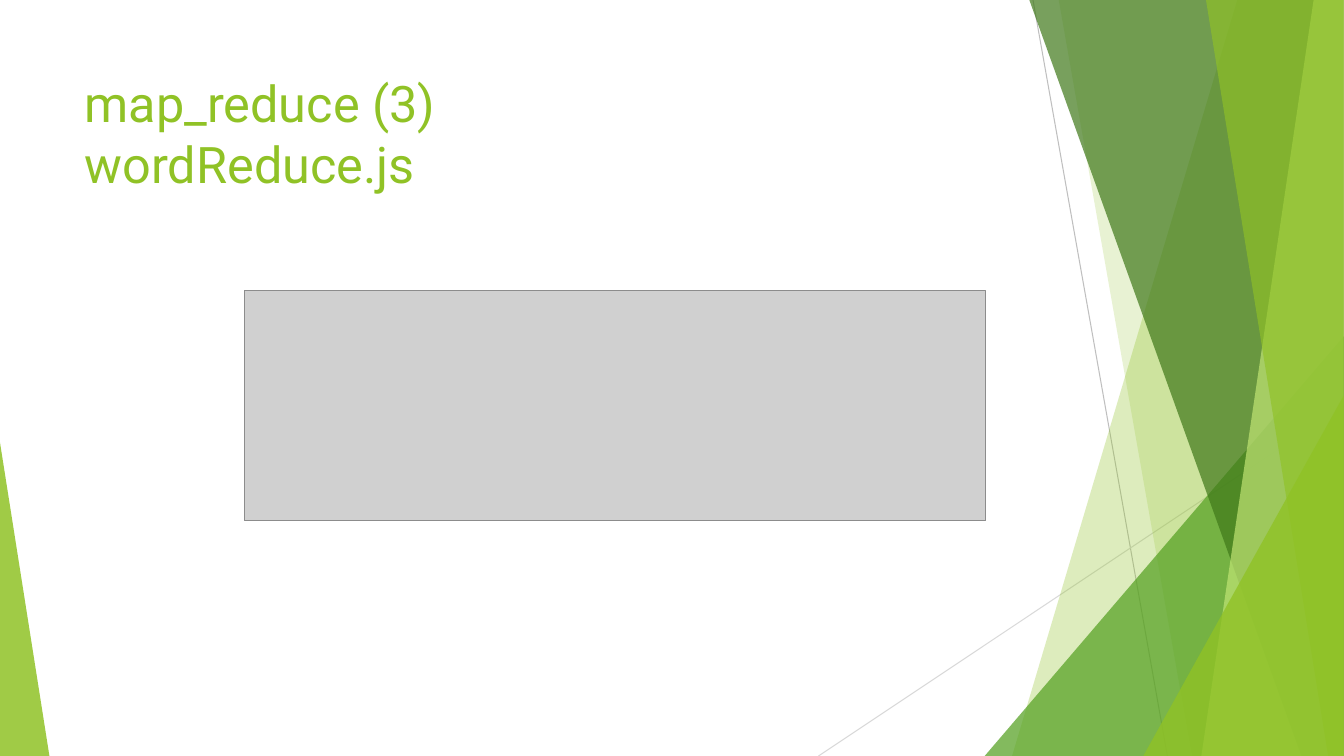
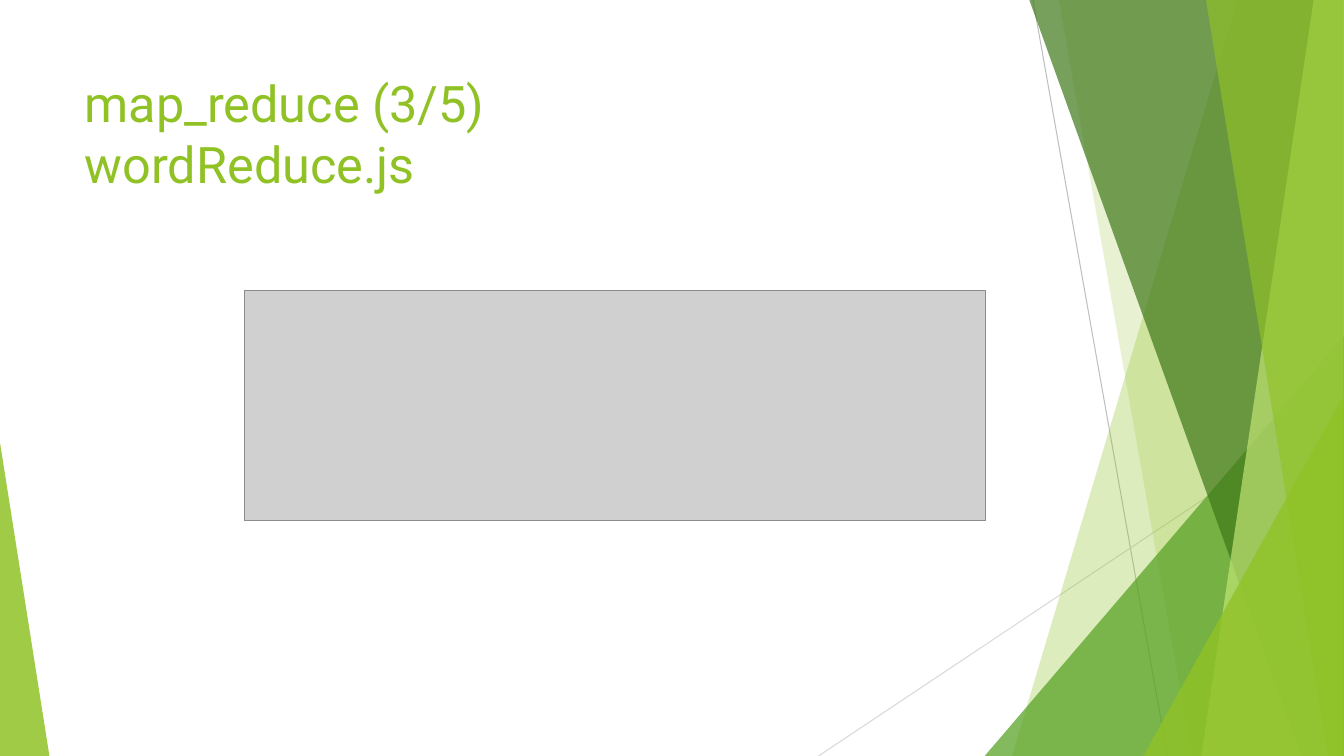
Before and after one commit to lucaMari94/mongodb-sentiment-analysis, a slide deck: slide 28 of silde/slide.pptx. Drawn at 1344x756 pixels with LibreOffice and Linux fonts; fonts in the diff are those of the drawing; grey boxes stand for pictures. Boxes give left, top, right and bottom in pixels: in the first picture for what was removed or moved away, otherwise in the second. Text is boxed around its words. In the diff, an @@ line names an element or a change of style, - is before the commit and + after.

```diff
--- a/silde/slide.pptx
+++ b/silde/slide.pptx
@@ title at (85, 82, 484, 194): text changed @@
-map_reduce (3)
-wordReduce.js
+map_reduce (3/5)
+wordReduce.js
```
Also in this commit, not shown: 15 other slides changed, 1 slide added, 1 other file.
